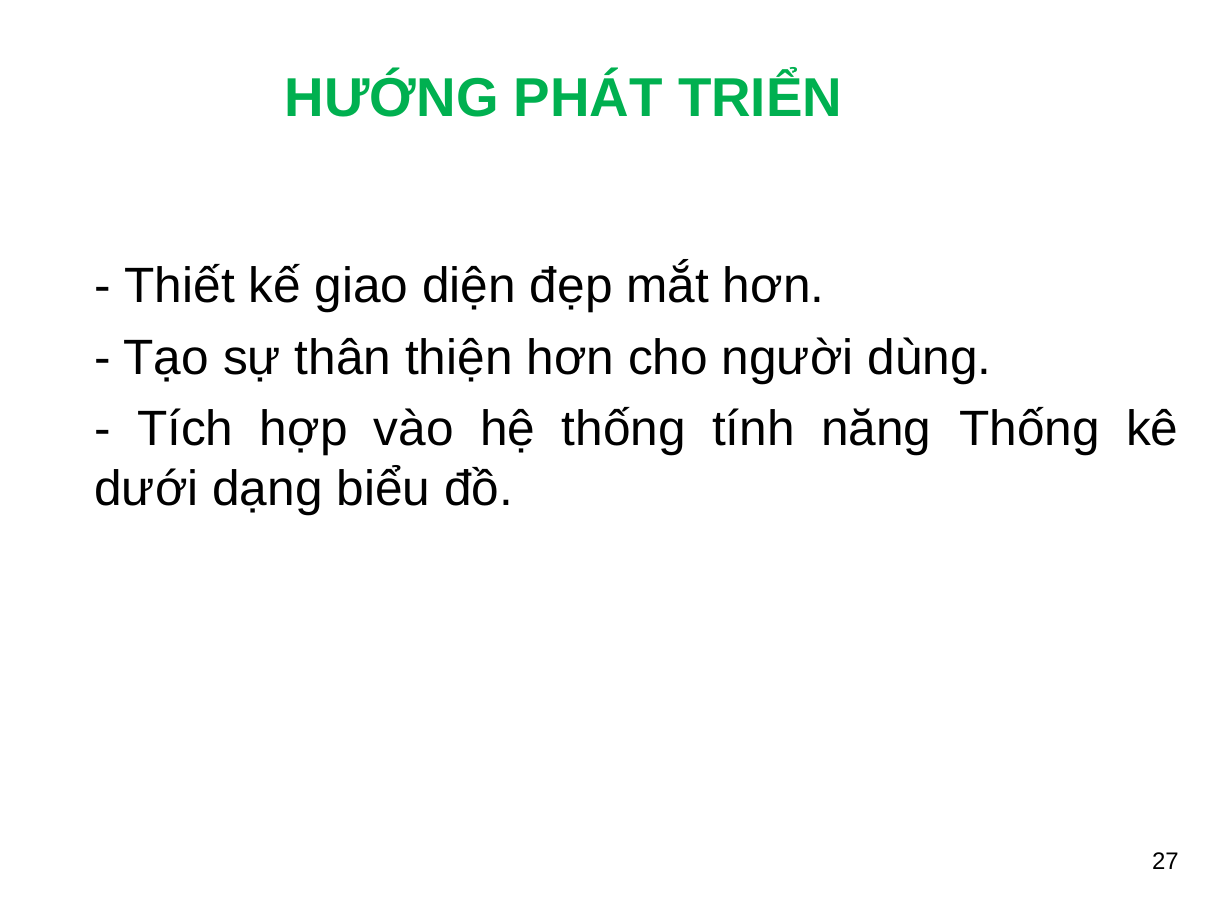
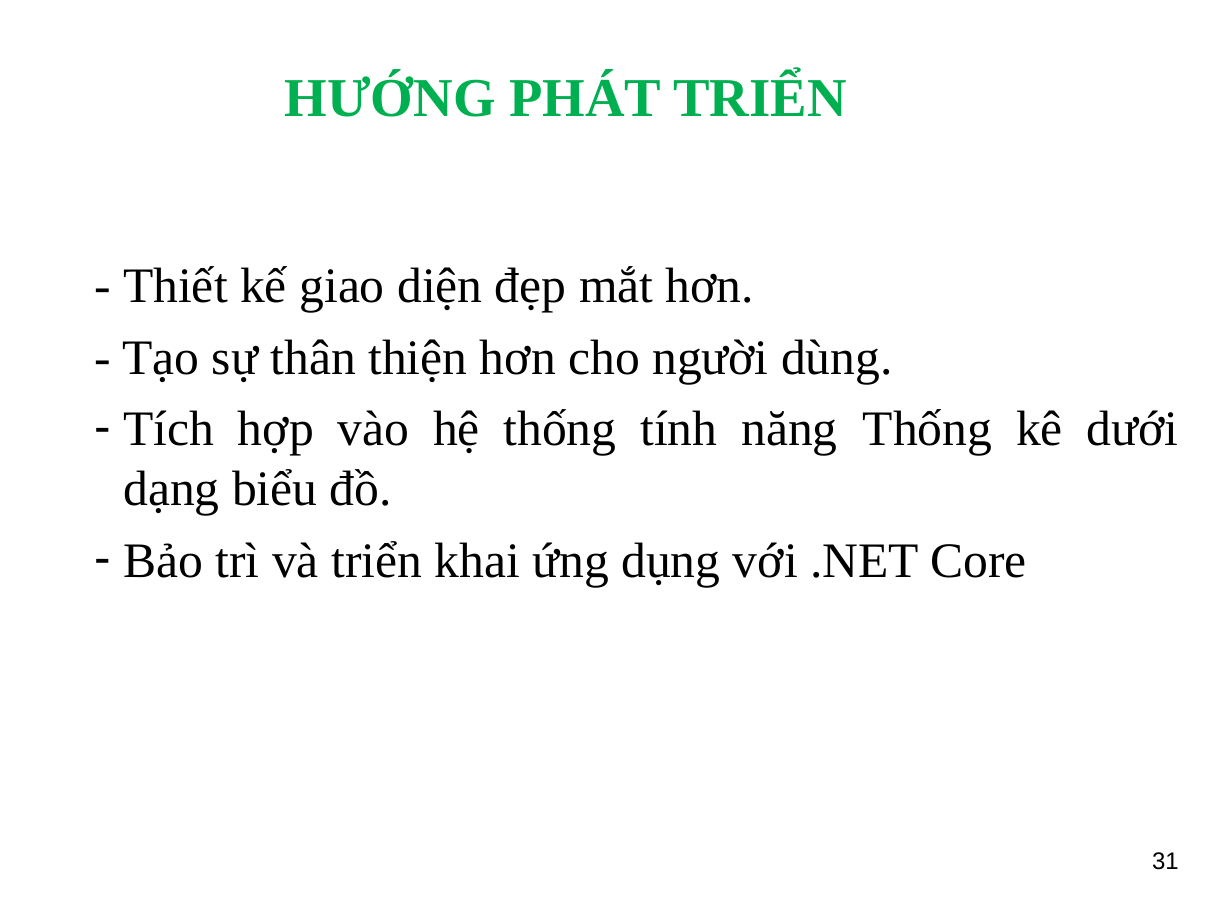
Before and after one commit to dangtuanhuy/MyBagBag, a slide deck: slide 31 of Doc/SlideBC_DT_Huy.ppt (slide 27 before the commit). Drawn at 1232x924 pixels with LibreOffice and Linux fonts; fonts in the diff are those of the drawing; background and template pictures are left out. Boxes give left, top, right and bottom in pixels: in the first picture for what was removed or moved away, otherwise in the second. Text is boxed around its words. In the diff, an @@ line names an element or a change of style, - is before the commit and + after.

```diff
--- a/Doc/SlideBC_DT_Huy.ppt
+++ b/Doc/SlideBC_DT_Huy.ppt
@@ title "HƯỚNG PHÁT TRIỂN" at (x1=285, y1=74, x2=846, y2=117): font Arial to Times New Roman @@
@@ text at (x1=122, y1=266, x2=893, y2=384): font Arial to Times New Roman in "- Thiết kế giao diện đẹp mắt ...", "- Tạo sự thân thiện hơn cho ..." @@
@@ text at (x1=123, y1=409, x2=1179, y2=587): text changed; font Arial to Times New Roman @@
-- Tích hợp vào hệ thống tính năng Thống kê dưới dạng biểu đồ.
+– Tích hợp vào hệ thống tính năng Thống kê dưới dạng biểu đồ.
+– Bảo trì và triển khai ứng dụng với .NET Core
@@ page number at (x1=1152, y1=852, x2=1179, y2=870): text changed @@
-27
+31
```
Also in this commit, not shown: 24 other slides changed, 4 slides added, 11 other files.
